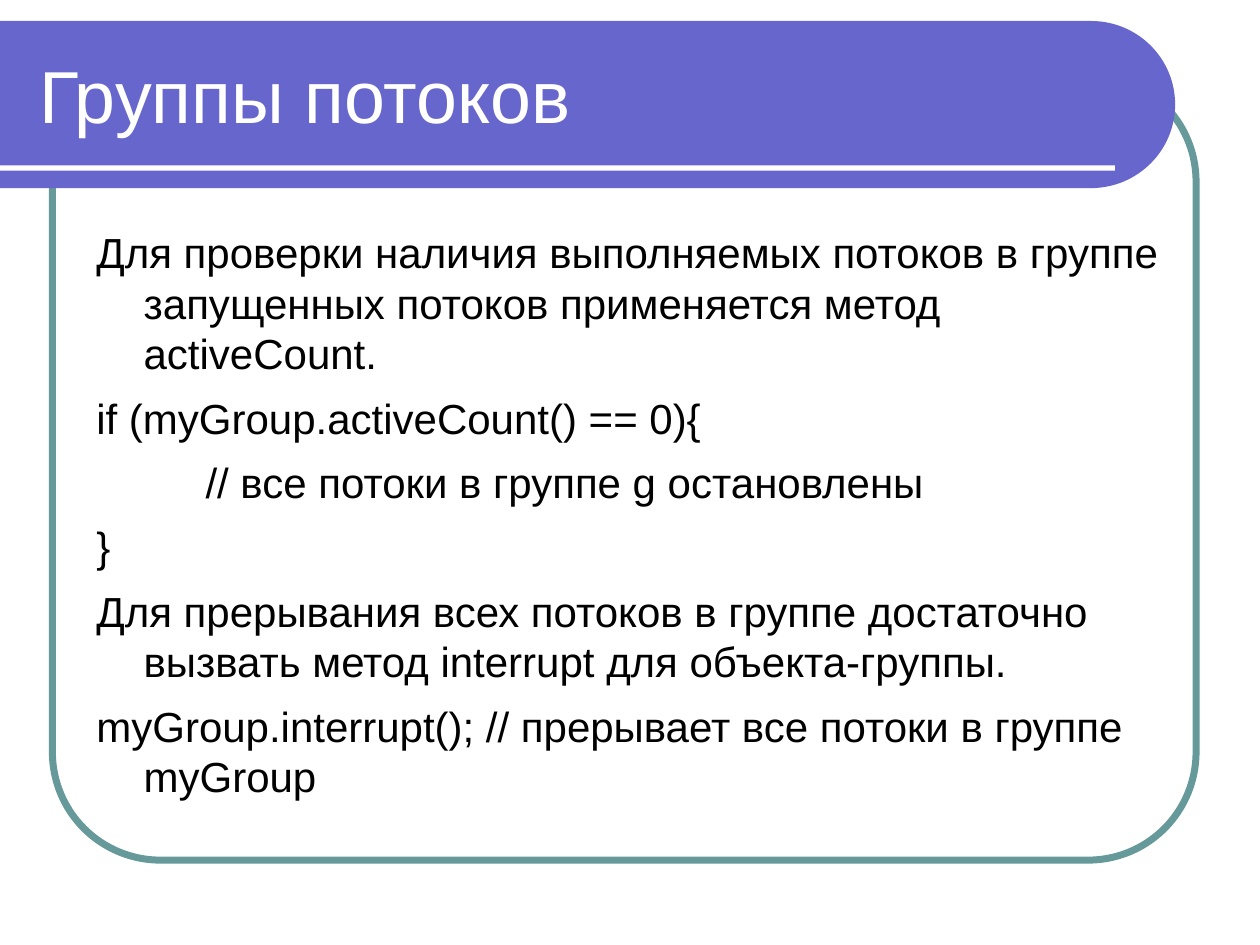
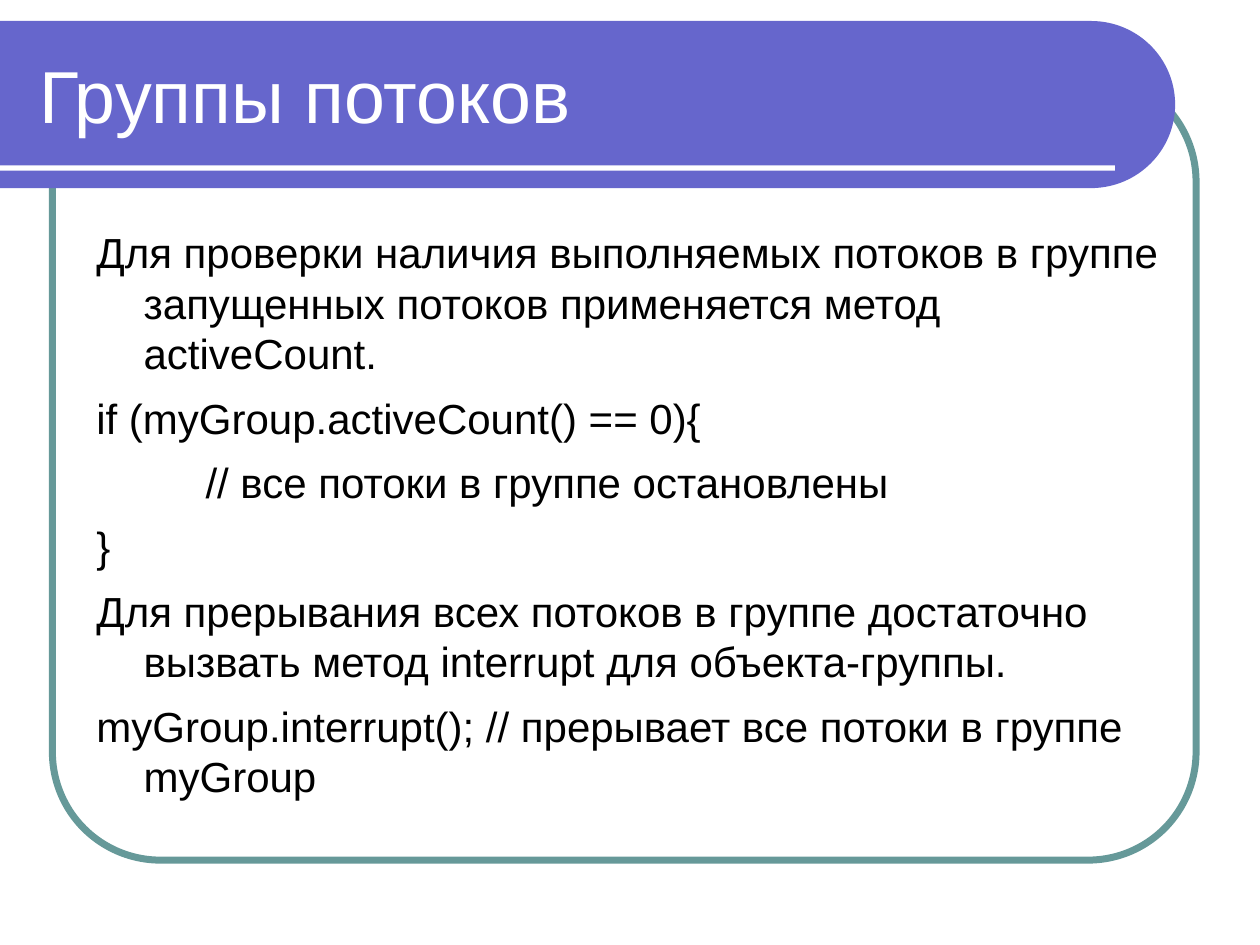
Before and after one commit to maxchv/JavaLessons, a slide deck: slide 72 of Lesson15/Modul 11 Vychislitelnye potoki.pptx. Drawn at 1260x945 pixels with LibreOffice and Linux fonts; fonts in the diff are those of the drawing. Boxes give left, top, right and bottom in pixels: in the first picture for what was removed or moved away, otherwise in the second. Text is boxed around its words. In the diff, an @@ line names an element or a change of style, - is before the commit and + after.

```diff
--- a/Lesson15/Modul 11 Vychislitelnye potoki.pptx
+++ b/Lesson15/Modul 11 Vychislitelnye potoki.pptx
@@ text at <box>240,475,889,507</box>: text changed @@
-// все потоки в группе g остановлены
+// все потоки в группе остановлены
```
Also in this commit, not shown: 12 other files.
